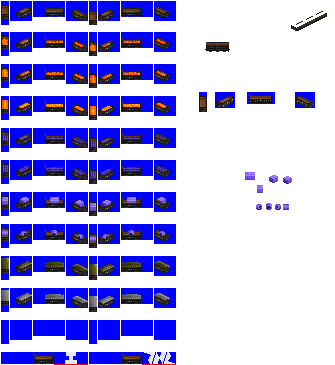
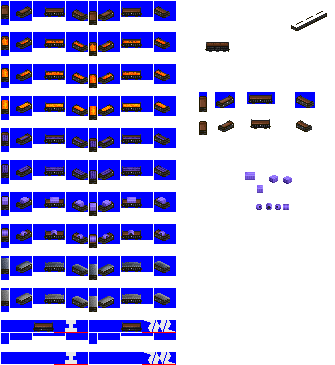
Layered file, before and after one edit (335 x 365). Changes by layer:
renamed "tora 5000 load" to "tomu 5000 load", painted on it over box(1, 39, 271, 307)
added layer "tomu 5000 b" above "tomu 5000" over box(1, 8, 312, 332)
renamed "tora 5000" to "tomu 5000", painted on it over box(1, 8, 312, 364)
painted on "Pasted Layer" over box(1, 320, 176, 333)
